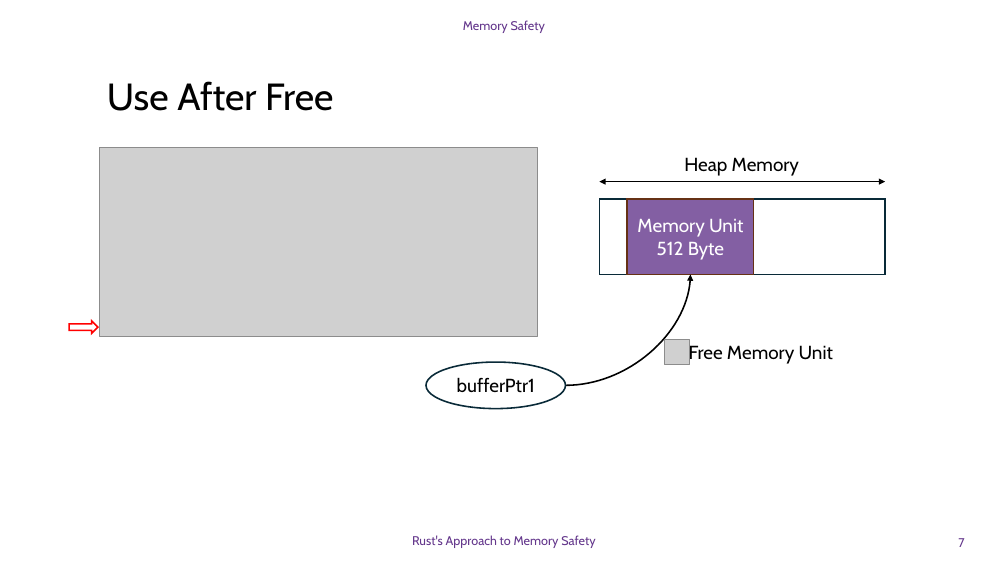
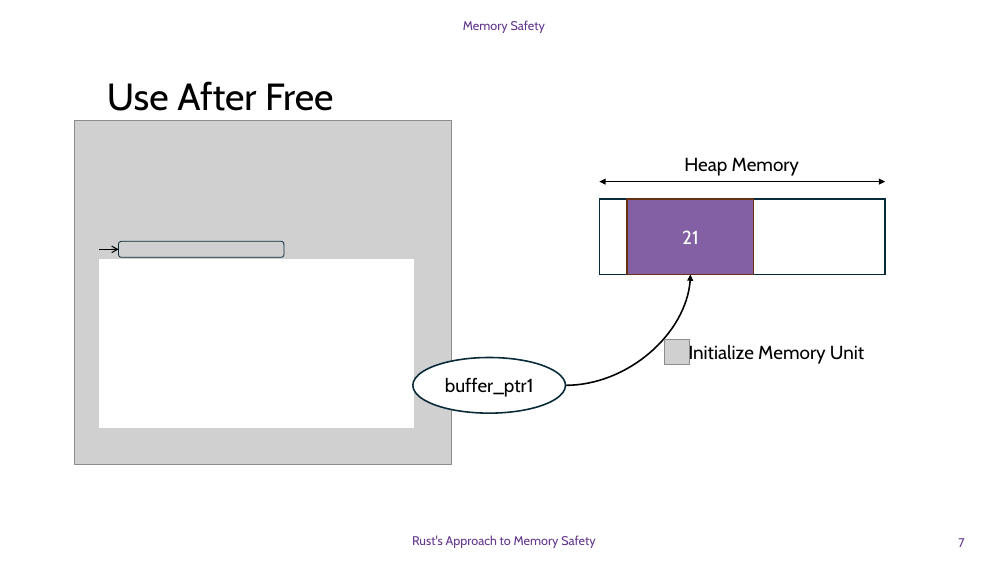
Before and after one commit to DavidGinfo/c-runtime-vs-rust-compiletime, a slide deck: slide 7 of Memory_Safety_Rust.pptx. Drawn at 1008x567 pixels with LibreOffice and Linux fonts; fonts in the diff are those of the drawing; grey boxes stand for pictures; background and template pictures are left out. Boxes give left, top, right and bottom in pixels: in the first picture for what was removed or moved away, otherwise in the second. Text is boxed around its words. In the diff, an @@ line names an element or a change of style, - is before the commit and + after.

```diff
--- a/Memory_Safety_Rust.pptx
+++ b/Memory_Safety_Rust.pptx
@@ picture added at (74,120,451,464) @@
@@ picture removed at (100,147,537,337) @@
@@ text in rectangle at (682,230,699,244): text changed @@
-Memory Unit
-512 Byte
+21
@@ rectangle added at (100,259,413,427), fill #FFFFFF, outline #FFFFFF 1.5 pt @@
@@ arrow added from (100, 250) to (119, 250), #000000 1 pt @@
@@ rounded rectangle added at (119,241,284,257), outline #092A39 0.75 pt @@
@@ right arrow removed at (69,321,98,333) @@
@@ ellipse "buffer_ptr1": place and size @@
-ellipse "buffer_ptr1" at (426,362,566,409)
+ellipse "buffer_ptr1" at (413,358,566,414)
@@ text at (689,343,864,364): text changed @@
-Free Memory Unit
+Initialize Memory Unit
@@ text in ellipse at (445,377,534,397): text changed @@
-bufferPtr1
+buffer_ptr1
```
Also in this commit, not shown: 13 other slides changed, 15 slides added, 1 slide removed.
